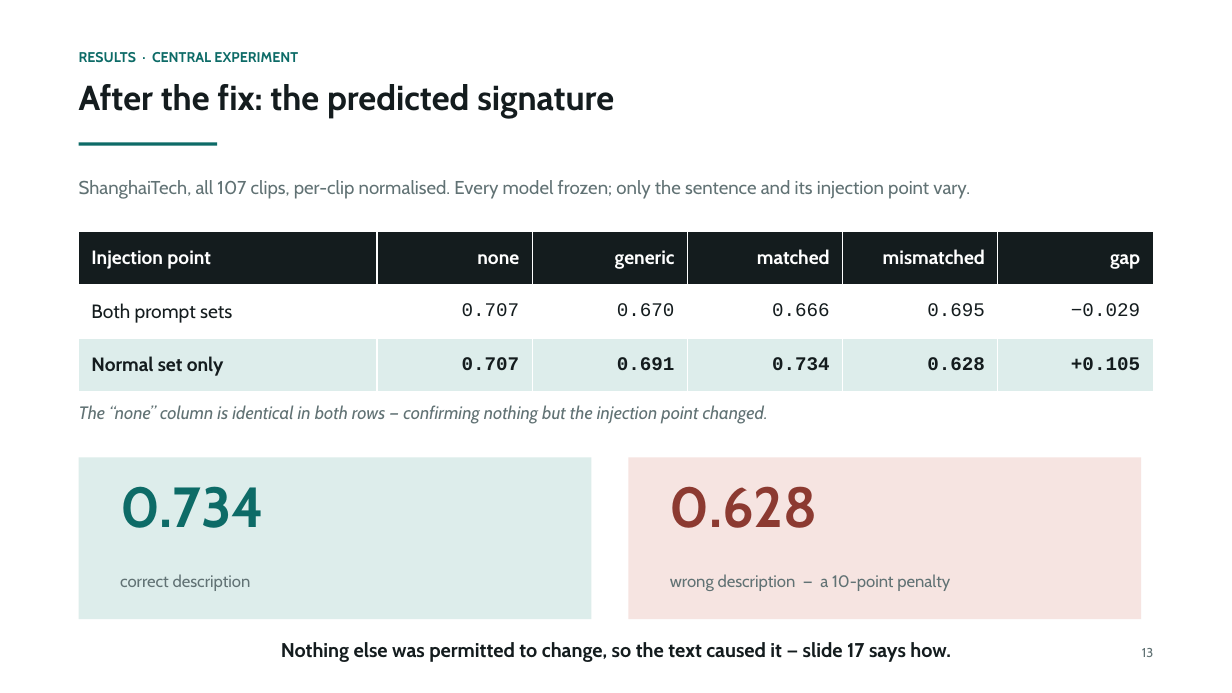
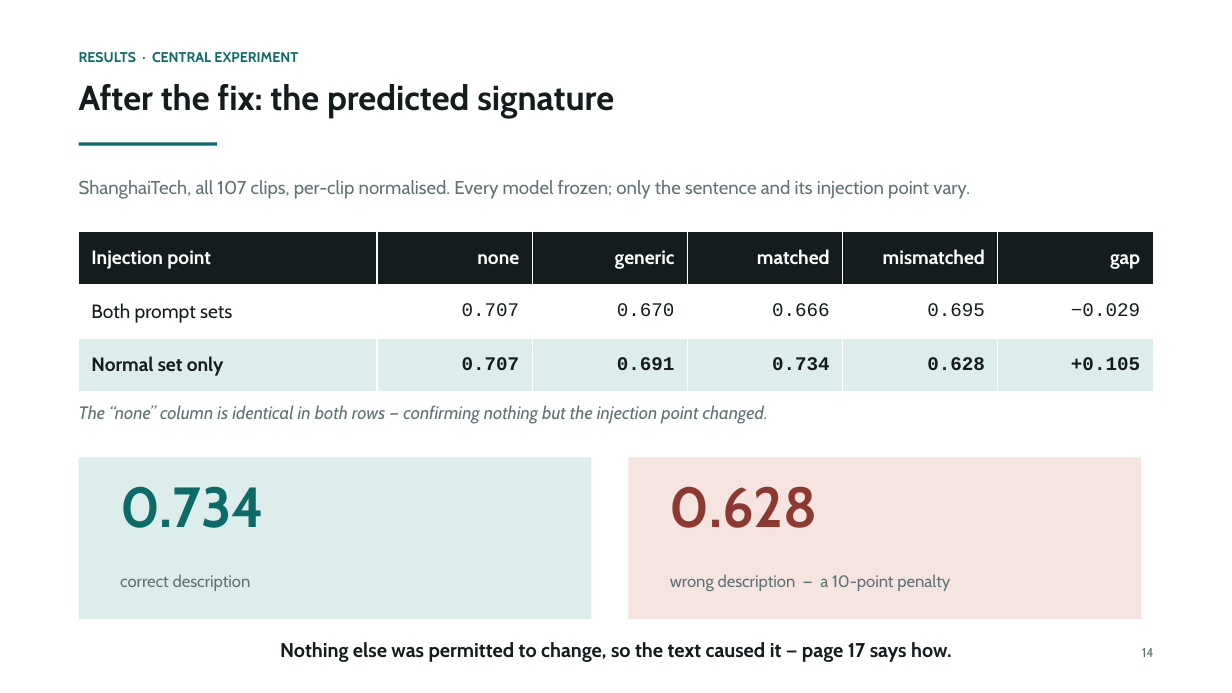
Before and after one commit to prakash-nitc/multimodal-anomaly-detection, a slide deck: slide 15 of docs/06_presentations/DA-ZVAD_Phase3_Review.pptx (slide 14 before the commit). Drawn at 1232x693 pixels with LibreOffice and Linux fonts; fonts in the diff are those of the drawing. Boxes give left, top, right and bottom in pixels: in the first picture for what was removed or moved away, otherwise in the second. Text is boxed around its words. In the diff, an @@ line names an element or a change of style, - is before the commit and + after.

```diff
--- a/docs/06_presentations/DA-ZVAD_Phase3_Review.pptx
+++ b/docs/06_presentations/DA-ZVAD_Phase3_Review.pptx
@@ text at [280, 642, 952, 662]: text changed @@
-Nothing else was permitted to change, so the text caused it — slide 17 says how.
+Nothing else was permitted to change, so the text caused it — page 17 says how.
@@ text at [1142, 648, 1154, 657]: text changed @@
-13
+14
```
Also in this commit, not shown: 31 other slides changed, 1 slide added.
